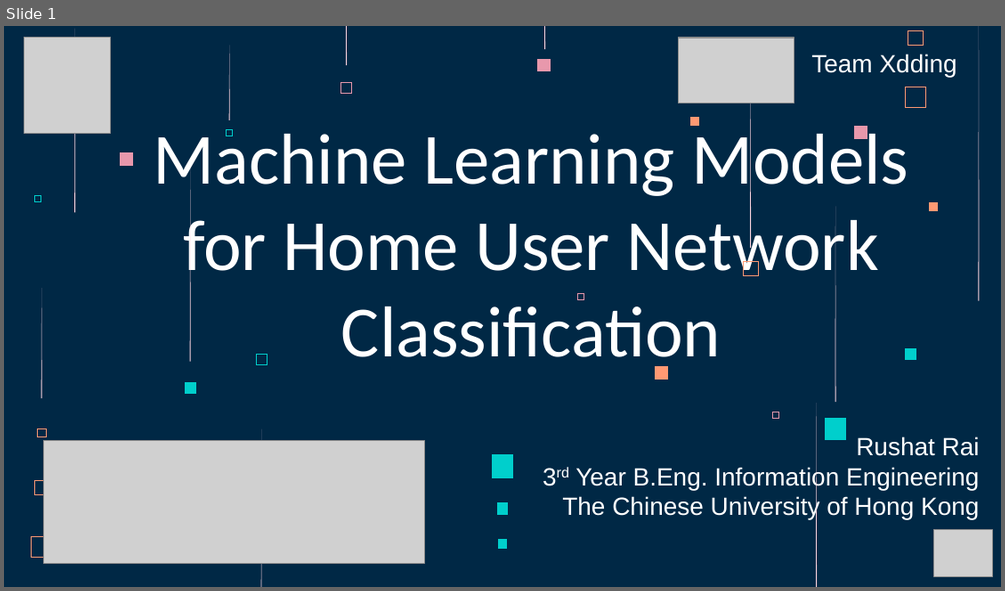
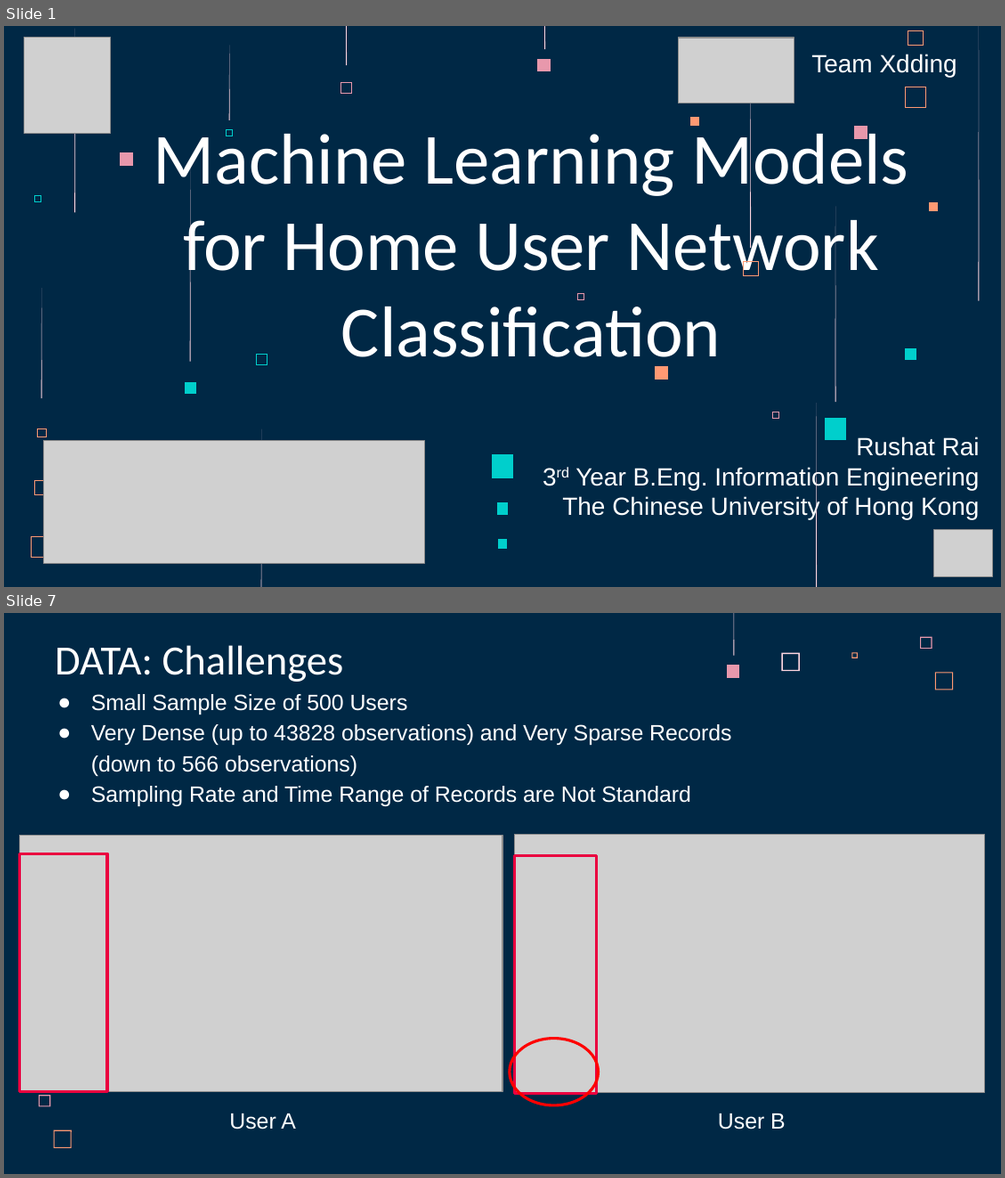
Before and after one commit to ITU-AI-ML-in-5G-Challenge/ML5G-PS-012-Xdding, a slide deck: ML5G-PS-012-Xdding-Presentation.pptx. Shown one above the other, each under a label of ours: slide 1 before the commit, slides 1 and 7 after it; the slides between them are not shown. The pictures are 1005x591 and 1005x1178 pixels, drawn with LibreOffice and Linux fonts; fonts in the diff are those of the drawing; grey boxes stand for pictures. Boxes give left, top, right and bottom in pixels: in the first picture for what was removed or moved away, otherwise in the second. Text is boxed around its words. In the diff, an @@ line names an element or a change of style, - is before the commit and + after.

```diff
--- a/ML5G-PS-012-Xdding-Presentation.pptx
+++ b/ML5G-PS-012-Xdding-Presentation.pptx
@@ slide 7 added at box(4, 613, 1001, 1174), background #002845 @@
@@ freeform shape added at box(734, 613, 735, 656), fill #FFD6E1 @@
@@ freeform shape added at box(920, 637, 932, 649), fill #E898AC @@
@@ title added at box(55, 645, 344, 682), 30 pt, text #FFFFFF @@
+DATA: Challenges
@@ freeform shape added at box(727, 665, 740, 678), fill #E898AC @@
@@ freeform shape added at box(782, 653, 800, 671), fill #FFD6E1 @@
@@ freeform shape added at box(851, 653, 858, 659), fill #FF9973 @@
@@ freeform shape added at box(935, 672, 953, 690), fill #FF9973 @@
@@ text added at box(91, 694, 731, 806), 16 pt, text #FFFFFF @@
+● Small Sample Size of 500 Users
+● Very Dense (up to 43828 observations) and Very Sparse Records (down to 566 observations)
+● Sampling Rate and Time Range of Records are Not Standard
@@ picture added at box(20, 835, 502, 1092) @@
@@ picture added at box(514, 835, 984, 1092) @@
@@ rectangle added at box(20, 853, 107, 1092), outline #EB003F 2 pt @@
@@ rectangle added at box(514, 855, 596, 1094), outline #EB003F 2 pt @@
@@ ellipse added at box(510, 1038, 599, 1104), outline #FF0000 2 pt @@
@@ freeform shape added at box(39, 1094, 51, 1106), fill #E898AC @@
@@ text added at box(229, 1113, 296, 1129), 16 pt, text #FFFFFF @@
+User A
@@ text added at box(718, 1113, 785, 1129), 16 pt, text #FFFFFF @@
+User B
@@ freeform shape added at box(54, 1130, 72, 1148), fill #FF9973 @@
```
Also in this commit, not shown: 12 slides changed, 2 other slides added, 2 slides removed, 1 other file.
